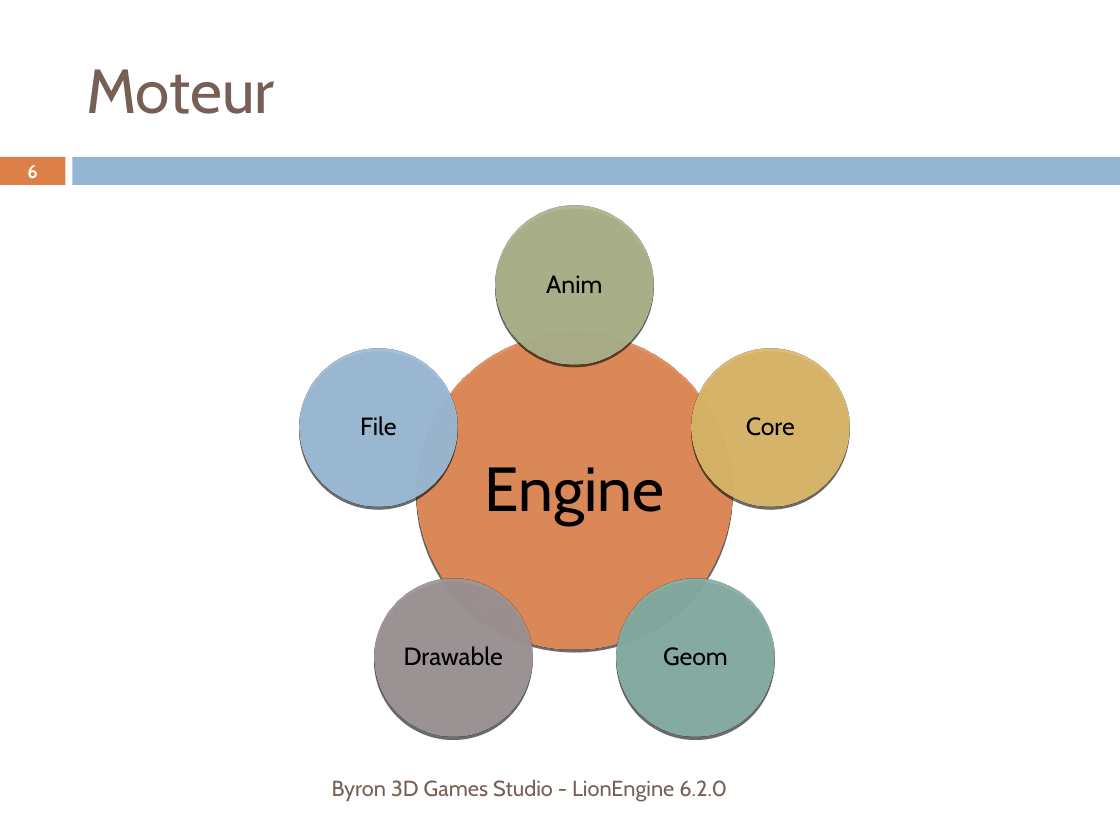
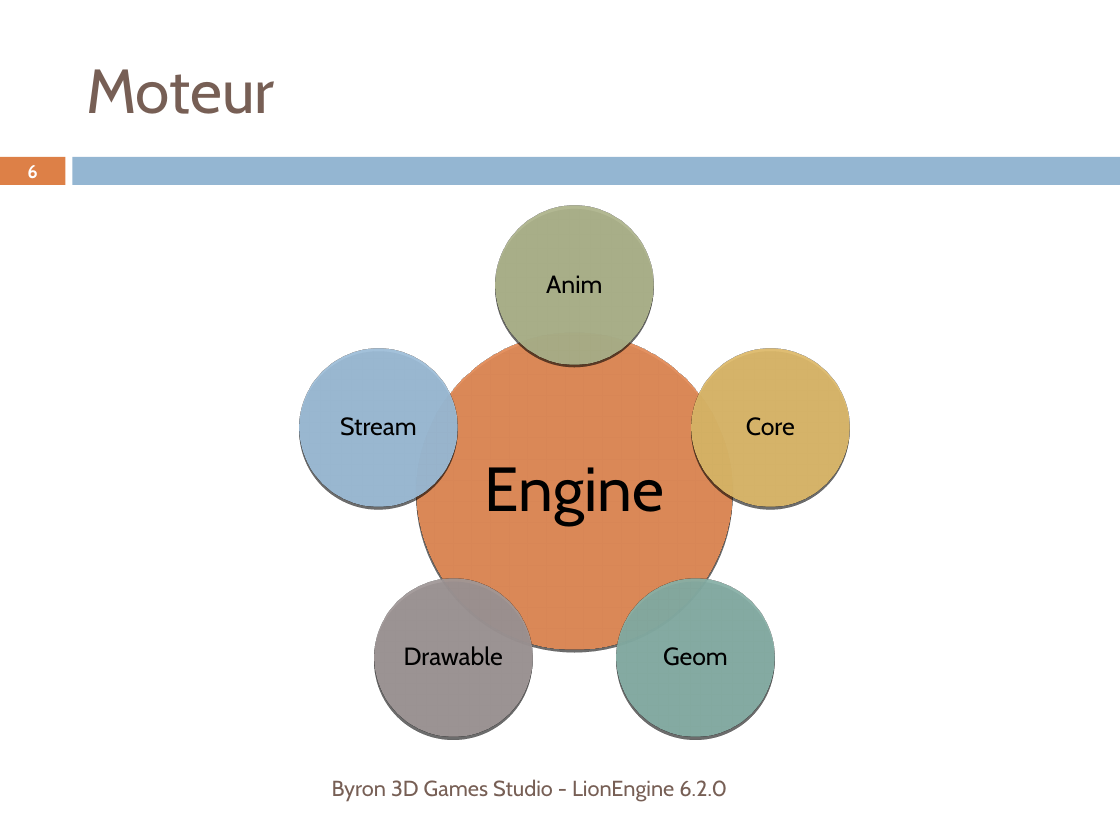
Before and after one commit to b3dgs/lionengine, a slide deck: slide 6 of doc/src/lionengine.pptx. Drawn at 1120x840 pixels with LibreOffice and Linux fonts; fonts in the diff are those of the drawing. Boxes give left, top, right and bottom in pixels: in the first picture for what was removed or moved away, otherwise in the second. Text is boxed around its words. In the diff, an @@ line names an element or a change of style, - is before the commit and + after.

```diff
--- a/doc/src/lionengine.pptx
+++ b/doc/src/lionengine.pptx
@@ text at box(340, 417, 417, 436): text changed @@
-File
+Stream
```
Also in this commit, not shown: 7 other slides changed, 2 other files.
